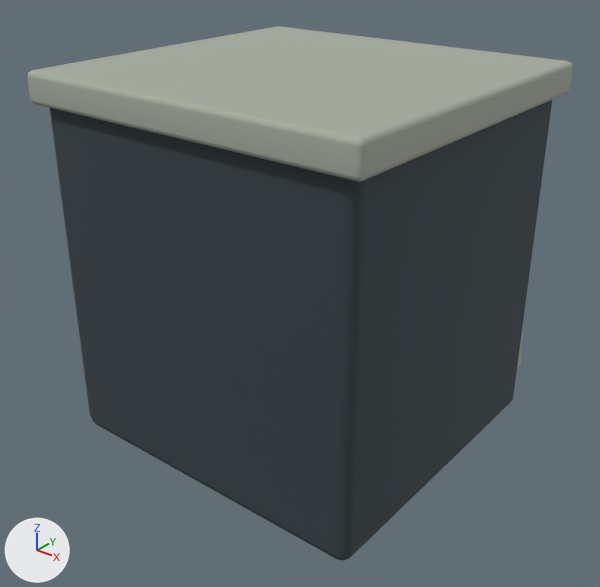
What one commit did to the Blender file tools/godot-campaign/structure-art/blend/gate-top-0.blend.
The view is the same before and after, from a 50 mm lens placed at (1.246, -1.585, 1.37), pointed at (0.013, -0.044, 0.414). Arrows for +X, +Y and +Z are at lower left; the lights stay in place. The older version comes first.

Objects in the first picture: 'gate_0', 'gate_1'.
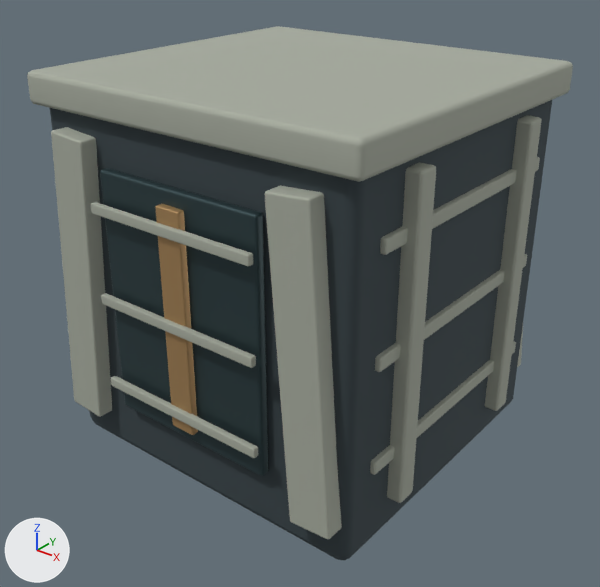
Pixel boxes (x1, y1, x2, y2) of what changed, in the pictures (600 x 587 px):
'gate_1', reshaped (50% taller): before (27, 26, 573, 367); after (27, 26, 573, 539)
'gate_2', reshaped (not visible before): after (100, 168, 268, 476)
'gate_3', reshaped (not visible before): after (155, 204, 198, 435)
part 1 of me_cube_001, added: after (51, 127, 112, 417)
part 2 of me_cube_001, added: after (265, 186, 342, 539)
part 3 of me_cube_001, added: after (111, 376, 258, 458)
part 4 of me_cube_001, added: after (101, 293, 256, 368)
part 5 of me_cube_001, added: after (91, 202, 253, 266)
part 6 of me_cube_001, added: after (370, 115, 542, 503)

The change, as a diff of the scene's bpy script:
```diff
--- a/tools/godot-campaign/structure-art/blend/gate-top-0.blend.py
+++ b/tools/godot-campaign/structure-art/blend/gate-top-0.blend.py
@@ me_cube_001 @@
 # used by ob_gate_1; location = (0.0, 0.0, 0.0); rotation_euler = (1.571, 0.0, 0.0), in degrees (90, 0, 0)
-me_cube_001.from_pydata(...)  # 336 vertices, 324 faces; spans x -0.475..0.475, y 0.106..0.995, z -0.488..0.455
+me_cube_001.from_pydata(...)  # 1176 vertices, 1134 faces; spans x -0.487..0.487, y 0.105..0.995, z -0.488..0.488
+# me_cube_001 part 1: the loose piece of 56 vertices spanning x -0.434..-0.269, y 0.106..0.874, z -0.473..-0.413 is copied, and the copy is moved by (0.0, 0.0, 0.886); it spans x -0.434..-0.269, y 0.106..0.874, z 0.413..0.473
+# me_cube_001 part 2: the loose piece of 56 vertices spanning x 0.269..0.434, y 0.106..0.874, z -0.473..-0.413 is copied, and the copy is moved by (0.0, 0.0, 0.886); it spans x 0.269..0.434, y 0.106..0.874, z 0.413..0.473
+# me_cube_001 part 3: the loose piece of 56 vertices spanning x -0.24..0.24, y 0.247..0.272, z -0.488..-0.472 is copied, and the copy is moved by (0.0, 0.0, 0.96); it spans x -0.24..0.24, y 0.247..0.272, z 0.472..0.488
+# me_cube_001 part 4: the loose piece of 56 vertices spanning x -0.24..0.24, y 0.478..0.502, z -0.488..-0.472 is copied, and the copy is moved by (0.0, 0.0, 0.96); it spans x -0.24..0.24, y 0.478..0.502, z 0.472..0.488
+# me_cube_001 part 5: the loose piece of 56 vertices spanning x -0.24..0.24, y 0.708..0.733, z -0.488..-0.472 is copied, and the copy is moved by (0.0, 0.0, 0.96); it spans x -0.24..0.24, y 0.708..0.733, z 0.472..0.488
+# me_cube_001 part 6: 280 vertices added at x 0.417..0.487, y 0.105..0.895, z -0.345..0.345
+# other edits to the shape of me_cube_001 do not show in these pictures
 me_cube_001.materials.append(mat_gate_1)
@@ me_cube_003 @@
 # used by ob_gate_2; location = (0.0, 0.0, 0.0); rotation_euler = (1.571, 0.0, 0.0), in degrees (90, 0, 0)
-me_cube_003.from_pydata(...)  # 56 vertices, 54 faces; spans x -0.235..0.235, y 0.175..0.805, z -0.458..-0.432
+me_cube_003.from_pydata(...)  # 112 vertices, 108 faces; spans x -0.235..0.235, y 0.175..0.805, z -0.458..0.458
+# me_cube_003 part 7: the loose piece of 56 vertices spanning x -0.235..0.235, y 0.175..0.805, z -0.458..-0.432 is copied, and the copy is moved by (0.0, 0.0, 0.89); it spans x -0.235..0.235, y 0.175..0.805, z 0.432..0.458
 me_cube_003.materials.append(mat_gate_2)
@@ me_cube_004 @@
 # used by ob_gate_3; location = (0.0, 0.0, 0.0); rotation_euler = (1.571, 0.0, 0.0), in degrees (90, 0, 0)
-me_cube_004.from_pydata(...)  # 56 vertices, 54 faces; spans x -0.035..0.035, y 0.21..0.77, z -0.476..-0.454
+me_cube_004.from_pydata(...)  # 112 vertices, 108 faces; spans x -0.035..0.035, y 0.21..0.77, z -0.476..0.476
+# me_cube_004 part 8: the loose piece of 56 vertices spanning x -0.035..0.035, y 0.21..0.77, z -0.476..-0.454 is copied, and the copy is moved by (0.0, 0.0, 0.93); it spans x -0.035..0.035, y 0.21..0.77, z 0.454..0.476
 me_cube_004.materials.append(mat_gate_3)
```
